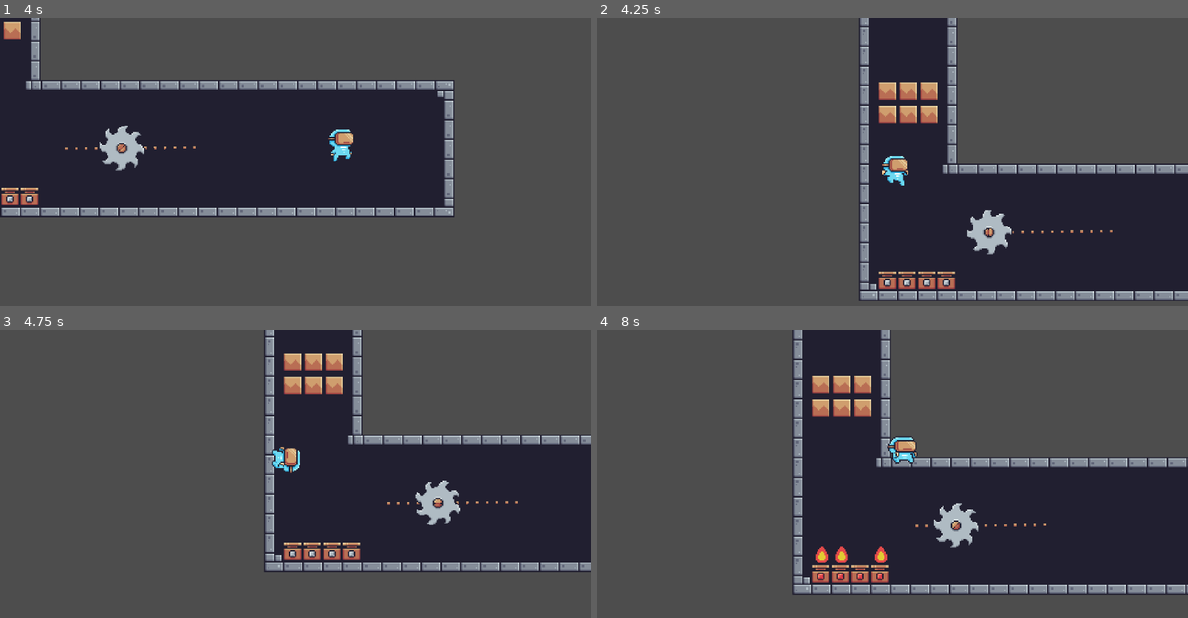
Above: before the commit, frames 1-4 (two rows, left to right).
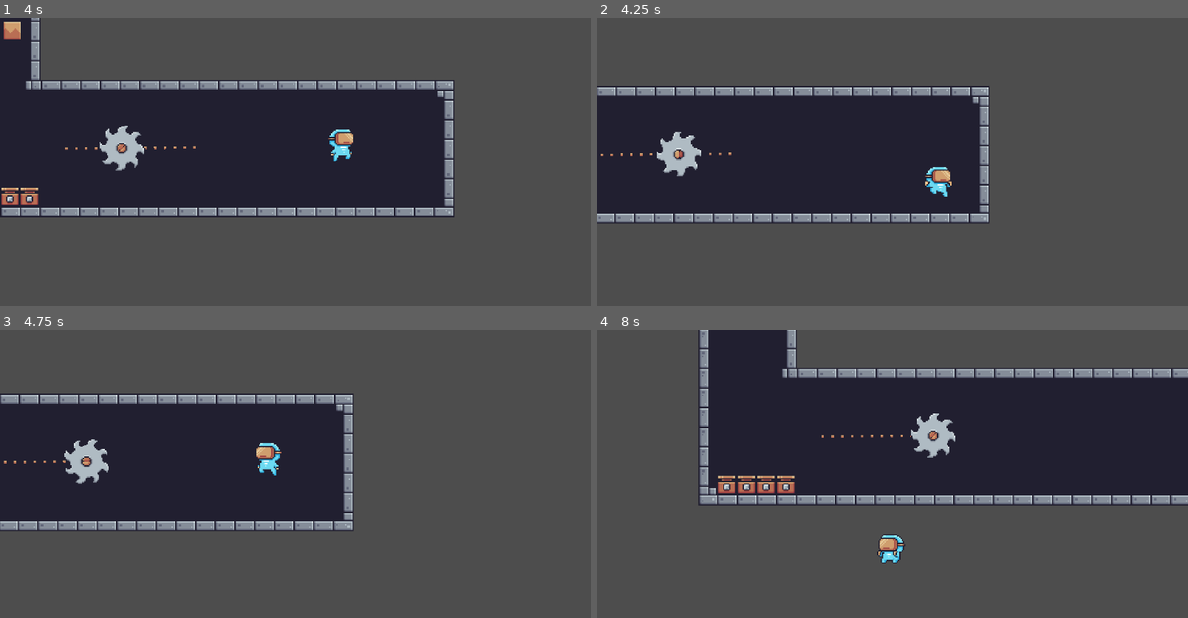
Above: after the commit, the same moments.

Repository: bennytha/platformer
Game: Godot game, scene res://game/levels/level.tscn
Same seed, same stepped clock (60 frames per second), same inputs: the game is played once before the commit and once after it.
Inputs:
- Up to frame 1 (4 s): hold D (move_right) 0.53-2.03 s; tap Space (jump) at 0.77, 1.52, 3.02, 3.77 s; hold A (move_left) 2.03-2.78 s; hold D (move_right) from 2.78 s (still down)
- Up to frame 2 (4.25 s): keep holding D (move_right); tap R (reset) at 4.15 s
- Up to frame 3 (4.75 s): release D (move_right) at 4.28 s; hold A (move_left) from 4.28 s (still down); tap Space (jump) at 4.52 s
- Up to frame 4 (8 s): release A (move_left) at 5.03 s; hold D (move_right) 5.03-5.78 s; hold A (move_left) 5.78-7.28 s; tap Space (jump) at 6.02, 6.77, 7.52 s; hold D (move_right) from 7.28 s (still down)

Frame 1 is identical in both runs. In frame 2, 52% of the frame differs, in the area x 0-100%, y 0-99%; in frame 3, 49%; in frame 4, 54%, in the area x 17-100%, y 0-93%.

Commit message:
clean up

Diff:
--- a/common/script/back_&_forth.gd
+++ b/common/script/back_&_forth.gd
@@ -3,7 +3,7 @@
 var direction = 1
 @export var speed: float = .010
 
-func _process(delta: float) -> void:
+func _process(_delta: float) -> void:
 	progress_ratio += speed * direction
 
 	if progress_ratio == 1:
--- a/game/levels/level.gd
+++ b/game/levels/level.gd
@@ -6,13 +6,6 @@
 	# Listen for the exact moment the player is done falling off screen
 	player.player_respawn_ready.connect(_on_player_respawn_ready)
 
-func _process(_delta: float) -> void:
-	if Input.is_action_just_pressed('quit'):
-		get_tree().quit
-	elif Input.is_action_just_pressed('reset'):
-		get_tree().reload_current_scene()
-
-
 func _on_player_respawn_ready() -> void:
 	# Clean up the old player instance and reload the level
 	player.queue_free()
--- a/game/objects/interactive_items/floating_fan/floating_fan.gd
+++ b/game/objects/interactive_items/floating_fan/floating_fan.gd
@@ -38,7 +38,7 @@
 	# Use a math sine wave to calculate a smooth up/down motion
 	global_position.y = start_y + (sin(time_passed) * float_amplitude)
 
-func _handle_falling(delta: float) -> void:
+func _handle_falling(_delta: float) -> void:
 	# Move the platform downwards
 	velocity.y = fall_speed
 	move_and_slide()
--- a/project.godot
+++ b/project.godot
@@ -32,6 +32,7 @@
 "res://assets/Traps/Falling Platforms/": "teal",
 "res://assets/Traps/Fan/": "orange",
 "res://assets/Traps/Fire/": "teal",
+"res://assets/Traps/Saw/": "teal",
 "res://assets/Traps/Spikes/": "green",
 "res://assets/Traps/Trampoline/": "green"
 }
